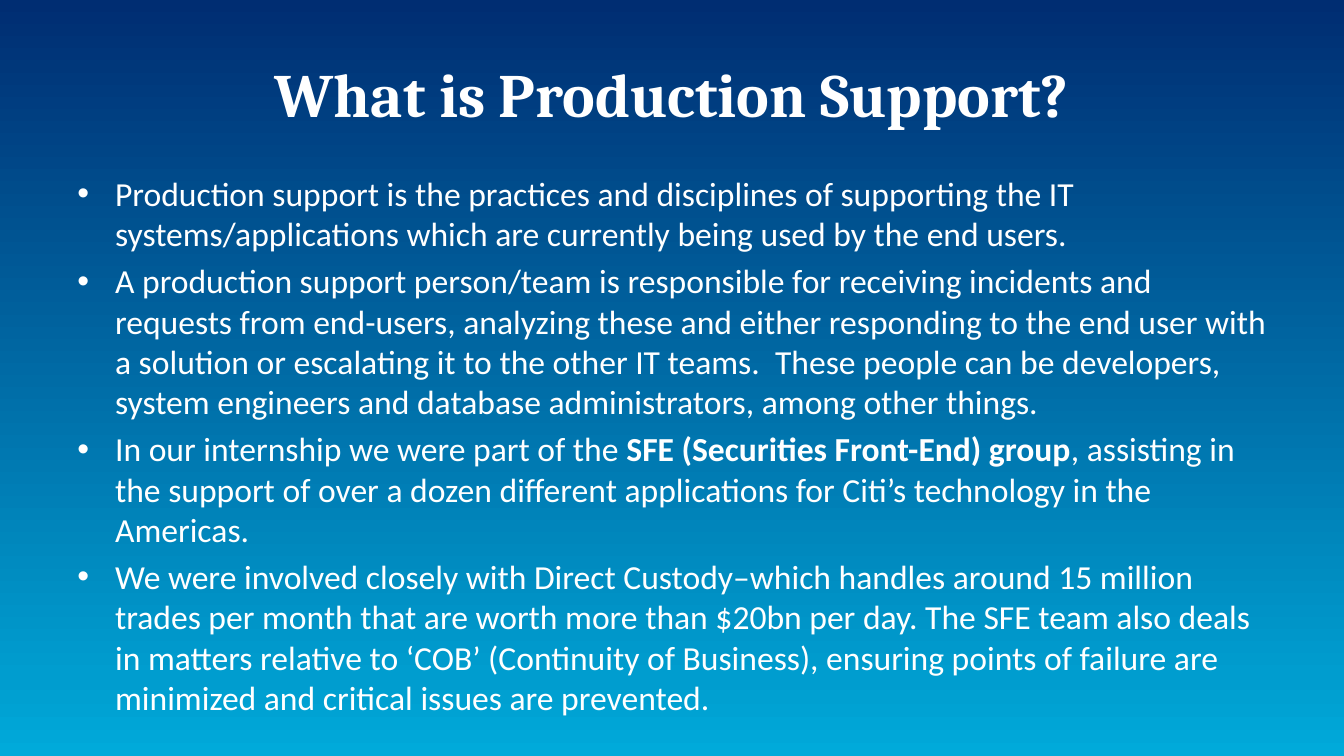
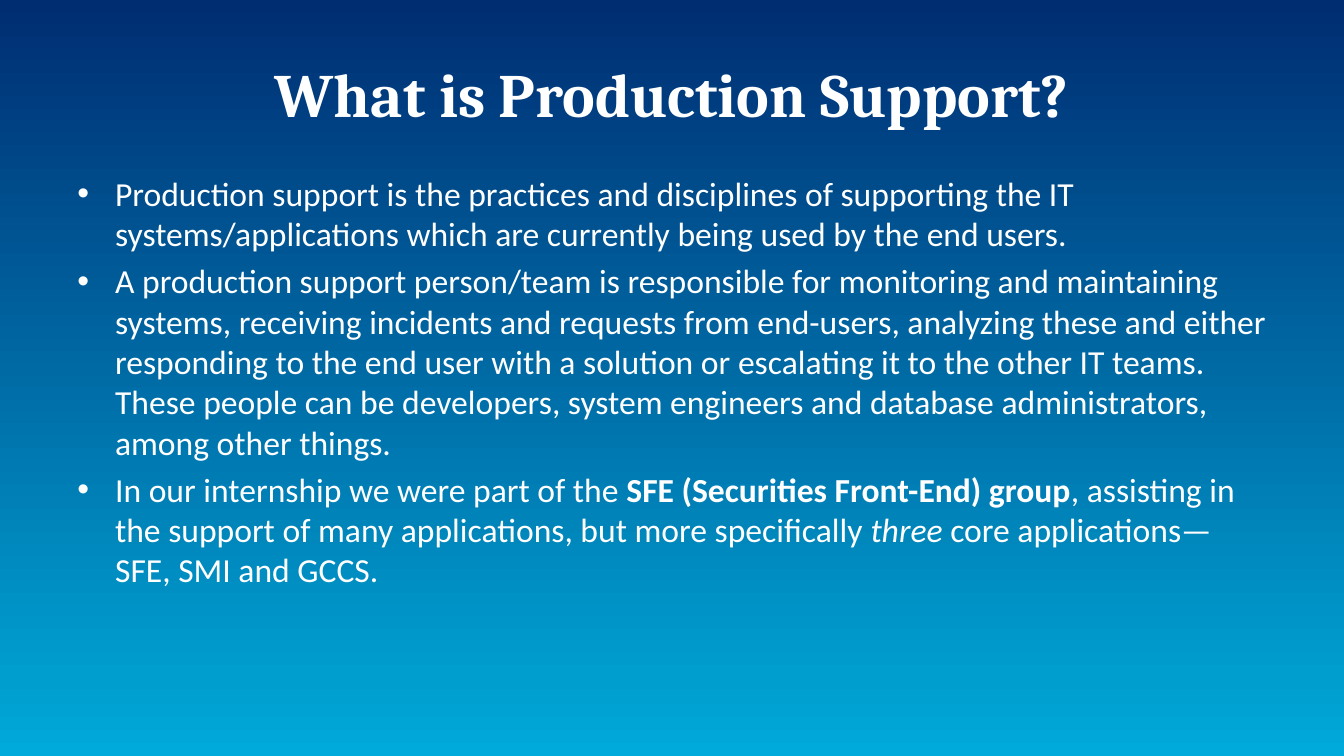
Before and after one commit to AsamiT/selflearn, a slide deck: slide 4 of InternProject.pptx. Drawn at 1344x756 pixels with LibreOffice and Linux fonts; fonts in the diff are those of the drawing. Boxes give left, top, right and bottom in pixels: in the first picture for what was removed or moved away, otherwise in the second. Text is boxed around its words. In the diff, an @@ line names an element or a change of style, - is before the commit and + after.

```diff
--- a/InternProject.pptx
+++ b/InternProject.pptx
@@ text at (115,269,1266,586): text changed @@
-• A production support person/team is responsible for receiving incidents and requests from end-users, analyzing these and either responding to the end user with a solution or escalating it to the other IT teams. These people can be developers, system engineers and database administrators, among other things.
-• In our internship we were part of the SFE (Securities Front-End) group, assisting in the support of over a dozen different applications for Citi’s technology in the Americas.
-• We were involved closely with Direct Custody–which handles around 15 million trades per month that are worth more than $20bn per day. The SFE team also deals in matters relative to ‘COB’ (Continuity of Business), ensuring points of failure are minimized and critical issues are prevented.
+• A production support person/team is responsible for monitoring and maintaining systems, receiving incidents and requests from end-users, analyzing these and either responding to the end user with a solution or escalating it to the other IT teams. These people can be developers, system engineers and database administrators, among other things.
+• In our internship we were part of the SFE (Securities Front-End) group, assisting in the support of many applications, but more specifically three core applications—SFE, SMI and GCCS.
```
Also in this commit, not shown: 4 other slides changed, 1 slide added.
